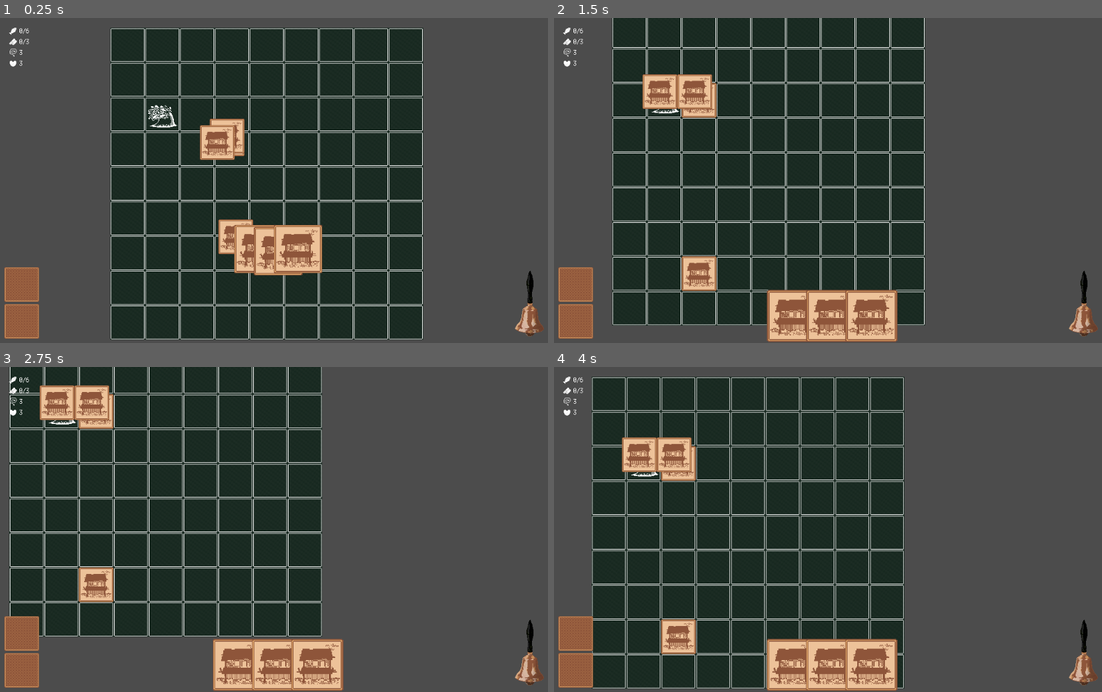
Above: before the commit, frames 1-4 (two rows, left to right).
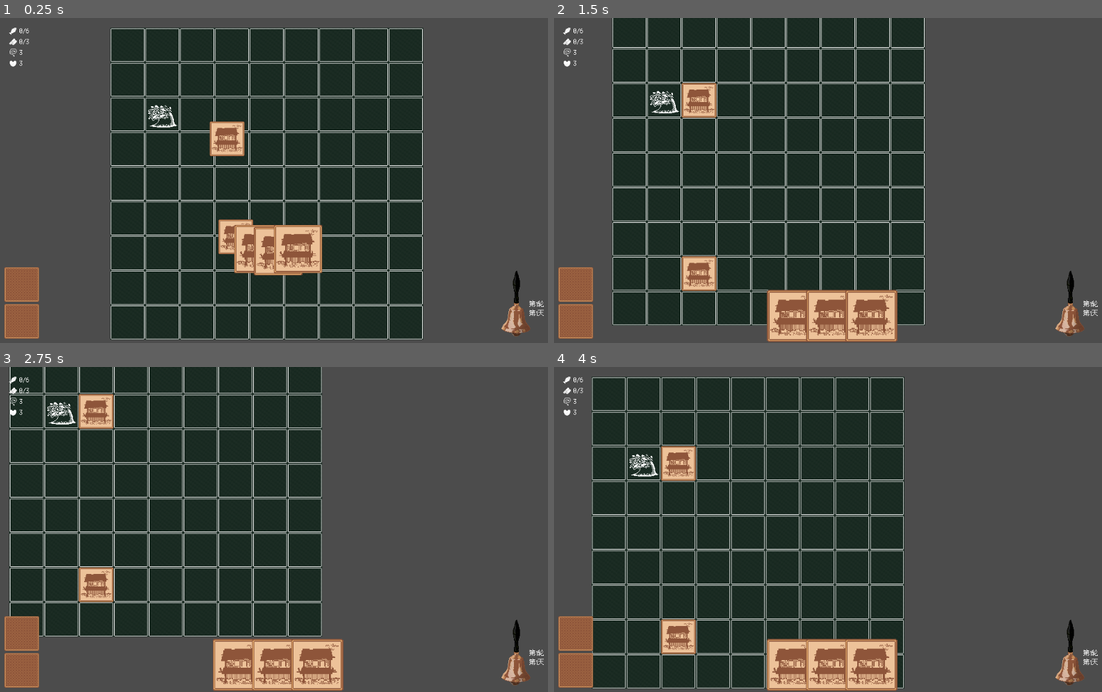
Above: after the commit, the same moments.

Repository: TuoLiYinLi/SeaMan
Game: Godot game, scene res://Scenes/main.tscn
Same seed, same stepped clock (60 frames per second), same inputs: the game is played once before the commit and once after it.
Inputs:
- Up to frame 1 (0.25 s): no input
- Up to frame 2 (1.5 s): hold Right (ui_right) 0.53-1.28 s; hold Down (ui_down) from 1.28 s (still down)
- Up to frame 3 (2.75 s): release Down (ui_down) at 2.03 s; hold Right (ui_right) from 2.03 s (still down)
- Up to frame 4 (4 s): release Right (ui_right) at 2.78 s; hold Up (ui_up) 2.78-3.53 s; hold Left (ui_left) from 3.53 s (still down)

The runs differ from the first frame. In frame 1, 1.4% of the frame differs, in the area x 36-100%, y 30-98%; in frame 2, 2.0%; in frame 3, 2.0%, in the area x 7-100%, y 5-98%; in frame 4, 2.0%.

Commit message:
*仅场景卡在鼠标悬浮其上时显示在前面 *添加轮数和天数

Diff:
--- a/Cards/CardLogCabin.gd
+++ b/Cards/CardLogCabin.gd
@@ -5,3 +5,11 @@
 func activate()->void:
 	print("activate%s"%self)
 	pass
+
+func on_start_phase():
+
+	pass
+
+func on_end_phase():
+	GameManager.fish += 1
+	pass
--- a/Cards/card_interaction.gd
+++ b/Cards/card_interaction.gd
@@ -18,7 +18,7 @@
 		GameManager.inspect_card(card)
 
 func _process(delta):
-	if is_hovered():
+	if is_hovered() and card.get_parent() == GameManager.scene_card_pivot:
 		card.z_index = 1
 	else:
 		card.z_index = 0
--- a/GameManager.gd
+++ b/GameManager.gd
@@ -14,15 +14,20 @@
 var inspect_area_pivot:InspectCardPivot
 
 var hand_cards_pivot:HandCardsPivot
-var draw_pile_pivot:Sprite
-var discard_pile_pivot:Sprite
+var draw_pile_pivot:Node2D
+var discard_pile_pivot:Node2D
 
 var prompt:Label
 
 var bell:Bell
 
+enum phase_type{draw, start, control, discard, end}
+# 当前的游戏阶段
+var current_phase = phase_type.draw
+# 第几天
 var day_num:int = 0
-
+var period_num:int = 1
+# 资源
 var fish:int = 0
 var wood:int = 0
 var sanity:int = 3
@@ -45,19 +50,19 @@
 	if !resource_pivot:
 		print_debug("error: resource_pivot not found")
 
-	inspect_area_pivot = get_node("/root/main/inspect_area_pivot")
+	inspect_area_pivot = get_node("/root/main/HUD/inspect_area_pivot")
 	if !inspect_area_pivot:
 		print_debug("error: inspect_area_pivot not found")
 
-	hand_cards_pivot = get_node("/root/main/hand_cards_pivot")
+	hand_cards_pivot = get_node("/root/main/HUD/hand_cards_pivot")
 	if !hand_cards_pivot:
 		print_debug("error: hand_cards_pivot not found")
 
-	draw_pile_pivot = get_node("/root/main/draw_pile_pivot")
+	draw_pile_pivot = get_node("/root/main/HUD/draw_pile_pivot")
 	if !draw_pile_pivot:
 		print_debug("error: draw_pile_pivot not found")
 
-	discard_pile_pivot = get_node("/root/main/discard_pile_pivot")
+	discard_pile_pivot = get_node("/root/main/HUD/discard_pile_pivot")
 	if !discard_pile_pivot:
 		print_debug("error: discard_pile_pivot not found")
 
@@ -101,7 +106,16 @@
 	if health < 0:
 		health = 0
 
-
+# 开始一局新的游戏
+func start_new_game()->void:
+	print("开始新游戏")
+
+	return
+
+# 清理场景，结束当前游戏
+func finish_game()->void:
+	print("结束游戏")
+	return
 
 # 获取坐标位置的网格
 func get_grid_at(x:int,y:int)->TableGrid:
@@ -279,11 +293,19 @@
 func trigger_start_phase()->void:
 	day_num += 1
 	print("第" + str(day_num) + "天开始阶段")
+	for c in get_chara_cards():
+		c.on_start_phase()
+	for c in get_scene_cards():
+		c.on_start_phase()
 	return
 
 # 触发结束阶段
 func trigger_end_phase()->void:
 	print("第" + str(day_num) + "天结束阶段")
+	for c in get_chara_cards():
+		c.on_end_phase()
+	for c in get_scene_cards():
+		c.on_end_phase()
 	return
 
 # 触发抽牌阶段
--- a/Scenes/bell.gd
+++ b/Scenes/bell.gd
@@ -17,4 +17,5 @@
 
 # 铃铛撞击时触发
 func _on_ball_rb2d_body_entered(body):
-	print("bell sound")
+	# print("bell sound")
+	pass
--- /dev/null
+++ b/Scenes/day_num_pivot.gd
@@ -0,0 +1,7 @@
+extends Label
+
+func renew(day:int,period:int):
+	text = "第%s轮\n第%s天" % [day, period]
+
+func _process(delta):
+	renew(GameManager.period_num, GameManager.day_num)
--- a/Scenes/main.gd
+++ b/Scenes/main.gd
@@ -8,24 +8,22 @@
 var c
 
 func _ready():
-	GameManager.create_grid_rect(9,9)
-	GameManager.get_grid_at(1,2).set_sea()
-	c = GameManager.create_card(GameManager.card_log_cabin)
-	GameManager.move_card_to_hand(c)
-	c = GameManager.create_card(GameManager.card_log_cabin)
-	GameManager.move_card_to_hand(c)
-	c = GameManager.create_card(GameManager.card_log_cabin)
-	GameManager.move_card_to_hand(c)
-	c = GameManager.create_card(GameManager.card_log_cabin)
-	GameManager.move_card_to_chara(c,2,2)
-	c = GameManager.create_card(GameManager.card_log_cabin)
-	GameManager.move_card_to_scene(c,2,2)
-	c = GameManager.create_card(GameManager.card_log_cabin)
-	GameManager.move_card_to_chara(c,1,2)
-	c = GameManager.create_card(GameManager.card_log_cabin)
-	GameManager.move_card_to_scene(c,2,7)
-	c = GameManager.create_card(GameManager.card_log_cabin)
+	G.create_grid_rect(9,9)
+	G.get_grid_at(1,2).set_sea()
+	c = G.create_card(G.card_log_cabin)
+	G.move_card_to_hand(c)
+	c = G.create_card(G.card_log_cabin)
+	G.move_card_to_hand(c)
+	c = G.create_card(G.card_log_cabin)
+	G.move_card_to_hand(c)
+	c = G.create_card(G.card_log_cabin)
+	G.move_card_to_scene(c,2,2)
+	c = G.create_card(G.card_log_cabin)
+	G.move_card_to_scene(c,2,7)
+	c = G.create_card(G.card_log_cabin)
 	G.set_prompt("")
+
+	G.trigger_start_phase()
 
 func _process(delta):
 
@@ -33,11 +31,11 @@
 	t += 1
 	if(t == 500):
 		G.set_prompt("测试")
-		#GameManager.inspect_card(c)
+		#G.inspect_card(c)
 		pass
-		#GameManager.set_hand_cards_display(false)
+		#G.set_hand_cards_display(false)
 	if(t == 1000):
-		#GameManager.finish_inspect_card()
+		#G.finish_inspect_card()
 		pass
 
 # 控制视角
--- a/Scenes/main.tscn
+++ b/Scenes/main.tscn
@@ -15,12 +15,13 @@
 [ext_resource path="res://Textures/bell_body.png" type="Texture" id=13]
 [ext_resource path="res://Textures/bell_ball.png" type="Texture" id=14]
 [ext_resource path="res://Scenes/bell_button.gd" type="Script" id=15]
+[ext_resource path="res://Scenes/day_num_pivot.gd" type="Script" id=16]
 
 [sub_resource type="CircleShape2D" id=2]
 
 [sub_resource type="PhysicsMaterial" id=3]
 friction = 0.0
-bounce = 1.0
+bounce = 0.33
 
 [sub_resource type="CircleShape2D" id=1]
 radius = 9.0
@@ -43,23 +44,30 @@
 [node name="chara_card_pivot" type="Node2D" parent="table_pivot"]
 position = Vector2( -8, -16 )
 
-[node name="hand_cards_pivot" type="Node2D" parent="."]
+[node name="HUD" type="Node2D" parent="."]
+z_index = 1
+
+[node name="draw_pile_pivot" type="Node2D" parent="HUD"]
+position = Vector2( 40, 560 )
+
+[node name="draw_pile_sprite" type="Sprite" parent="HUD"]
+position = Vector2( 40, 560 )
+texture = ExtResource( 9 )
+
+[node name="discard_pile_pivot" type="Node2D" parent="HUD"]
+position = Vector2( 40, 492 )
+
+[node name="discard_pile_sprite" type="Sprite" parent="HUD"]
+position = Vector2( 40, 492 )
+texture = ExtResource( 9 )
+
+[node name="hand_cards_pivot" type="Node2D" parent="HUD"]
 position = Vector2( 512, 550 )
 script = ExtResource( 7 )
 
-[node name="discard_pile_pivot" type="Sprite" parent="."]
-position = Vector2( 40, 492 )
-texture = ExtResource( 9 )
-
-[node name="draw_pile_pivot" type="Sprite" parent="."]
-position = Vector2( 40, 560 )
-texture = ExtResource( 9 )
-
-[node name="inspect_area_pivot" type="Node2D" parent="."]
+[node name="inspect_area_pivot" type="Node2D" parent="HUD"]
 position = Vector2( 512, 280 )
 script = ExtResource( 2 )
-
-[node name="HUD" type="Node2D" parent="."]
 
 [node name="resource_pivot" type="Node2D" parent="HUD"]
 script = ExtResource( 6 )
@@ -141,7 +149,7 @@
 valign = 1
 
 [node name="bell" type="Node2D" parent="HUD"]
-position = Vector2( 975, 573 )
+position = Vector2( 950, 573 )
 script = ExtResource( 12 )
 
 [node name="root_rb2d" type="StaticBody2D" parent="HUD/bell"]
@@ -154,10 +162,9 @@
 [node name="ball_rb2d" type="RigidBody2D" parent="HUD/bell"]
 mass = 0.1
 physics_material_override = SubResource( 3 )
+gravity_scale = 4.0
 contacts_reported = 1
 contact_monitor = true
-linear_damp = 1.902
-angular_damp = 1.903
 
 [node name="ball" type="Sprite" parent="HUD/bell/ball_rb2d"]
 position = Vector2( 0, -30 )
@@ -171,7 +178,7 @@
 [node name="body_rb2d" type="RigidBody2D" parent="HUD/bell"]
 position = Vector2( 0, -16 )
 gravity_scale = 24.0
-angular_damp = 20.0
+angular_damp = 28.0
 
 [node name="bell_button" type="TextureButton" parent="HUD/bell/body_rb2d"]
 margin_left = -28.0
@@ -201,4 +208,15 @@
 node_a = NodePath("../root_rb2d")
 node_b = NodePath("../body_rb2d")
 
+[node name="day_num_pivot" type="Label" parent="HUD"]
+margin_left = 954.0
+margin_top = 521.0
+margin_right = 1022.0
+margin_bottom = 552.0
+theme = ExtResource( 11 )
+text = "第n轮
+第n天"
+align = 1
+script = ExtResource( 16 )
+
 [connection signal="body_entered" from="HUD/bell/ball_rb2d" to="HUD/bell" method="_on_ball_rb2d_body_entered"]
Not shown: 1 places in Scenes/main.tscn that only renumber resources
